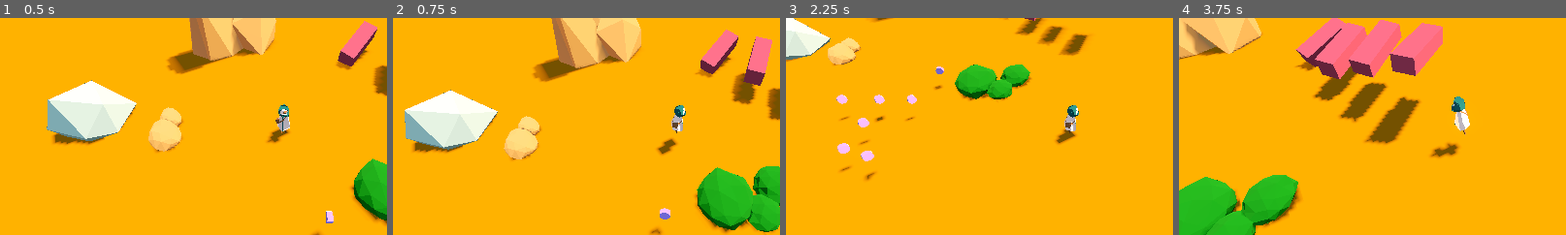
Above: before the commit, frames 1-4 (left to right).
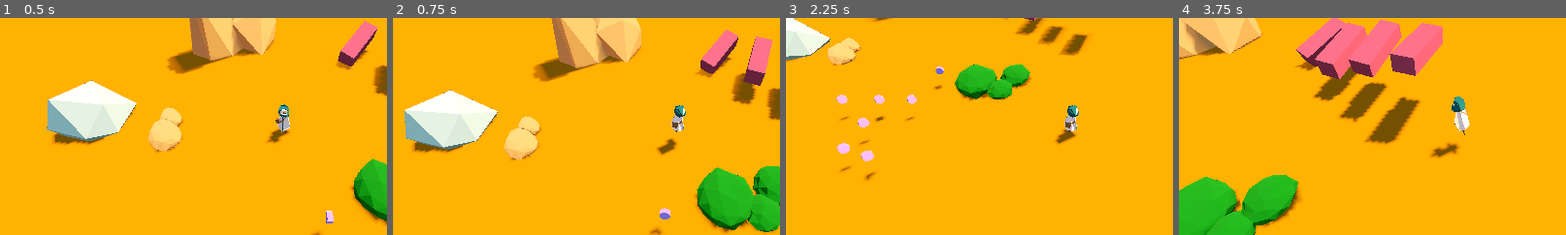
Above: after the commit, the same moments.

Repository: DeepRestGames/EcoDungeon
Game: Godot game, scene res://scenes/PrototypeScene_Weapons_01.tscn
The game is run twice, just before and just after one commit, with the same random seed, the same clock (stepped at 60 frames per second) and the same inputs. A sky picture missing from this copy of the repository is replaced by a grey-blue gradient.
Inputs (mouse positions are % of the whole screen's width and height, from its top left):
- Up to frame 1 (0.5 s): no input
- Up to frame 2 (0.75 s): tap Enter at 0.5 s; move the mouse to (72, 45) at 0.52 s; hold D (move_right) from 0.53 s (still down); tap Space (spacebar) at 0.6 s
- Up to frame 3 (2.25 s): move the mouse to (30, 55) at 1.27 s; release D (move_right) at 1.28 s; hold S (move_down) 1.28-2.03 s; tap Mouse wheel up (zoom_in) at 1.35 s; move the mouse to (60, 28) at 2.02 s; hold D (move_right) from 2.03 s (still down); hold Mouse wheel down (zoom_out) from 2.03 s (still down)
- Up to frame 4 (3.75 s): move the mouse to (45, 70) at 2.77 s; release D (move_right) at 2.78 s; release Mouse wheel down (zoom_out) at 2.78 s; hold W (move_up) 2.78-3.53 s; tap Space (spacebar) at 2.85 s; move the mouse to (80, 65) at 3.52 s; hold A (move_left) from 3.53 s (still down); hold Mouse wheel up (zoom_in) from 3.53 s (still down)
The pictures show only the part of the screen within x 13-63%, y 24-73%; the shares and areas given below are measured in that part.

Frame 1 is identical in both runs. In frame 2, 0.1% of the frame differs, in the area x 69-76%, y 40-61%; in frame 3, less than 0.1%; in frame 4, less than 0.1%.

Commit message:
Navigation calculation optimization

Diff:
--- a/scripts/enemy/EnemyBase.gd
+++ b/scripts/enemy/EnemyBase.gd
@@ -9,7 +9,12 @@
 # Movement variables
 @onready var nav_agent: NavigationAgent3D = $NavigationAgent3D
 @onready var player: Player = $"../../Player"
-@export var SPEED: float = 3.0
+@export var speed: float = 3.0
+
+# Path calculation variables
+const NAVIGATION_COOLDOWN_MODIFIER_BASE: float = 0.1
+var navigation_step_cooldown: float = .4
+var navigation_step_cooldown_counter: float = 0.0
 
 @onready var xp_shard_template = preload("res://scenes/objects/XpPickup.tscn")
 
@@ -18,27 +23,39 @@
 var current_hp: float = max_hp:
 	set(value):
 		current_hp = clamp(value, 0, max_hp)
-const DAMAGE: float = 1
+@export var damage: float = 1.0
 
+# NOTE Do these variables need to be declared for every enemy?
 # Damage number variables
 @export var dmg_label_height: float = 10
 @export var dmg_label_spread: float = 10
 @onready var damage_number_3d_template = preload("res://scenes/weapons/DamageNumber3D.tscn")
 
-func _physics_process(_delta):
+
+func _ready():
+	var navigation_cooldown_modifier = randf_range(-NAVIGATION_COOLDOWN_MODIFIER_BASE, NAVIGATION_COOLDOWN_MODIFIER_BASE)
+	navigation_step_cooldown += navigation_cooldown_modifier
+
+
+func _physics_process(delta):
 	if not player:
 		return
 
-	velocity = Vector3.ZERO
+	# Navigation calculation optimization
+	navigation_step_cooldown_counter -= delta
+	if navigation_step_cooldown_counter < 0.0:
+		nav_agent.set_target_position(player.global_transform.origin)
+		var next_nav_point = nav_agent.get_next_path_position()
+		velocity = (next_nav_point - position).normalized() * speed
 
-	nav_agent.set_target_position(player.global_transform.origin)
-	var next_nav_point = nav_agent.get_next_path_position()
-	velocity = (next_nav_point - position).normalized() * SPEED
+		navigation_step_cooldown_counter = navigation_step_cooldown
+
+	# Path calculation variables
 	move_and_slide()
 
 	var collision = get_last_slide_collision()
 	if collision and collision.get_collider() is Player:
-		player.take_damage(DAMAGE)
+		player.take_damage(damage)
 
 func take_damage(damage: float):
 	current_hp -= damage
